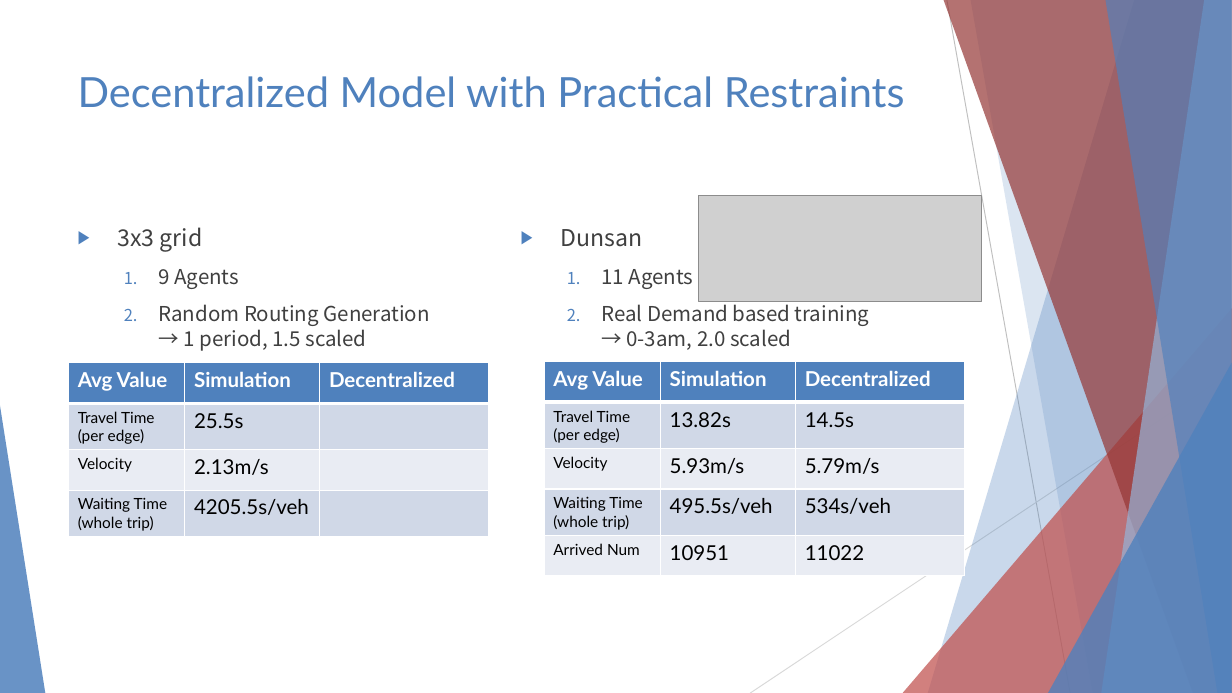
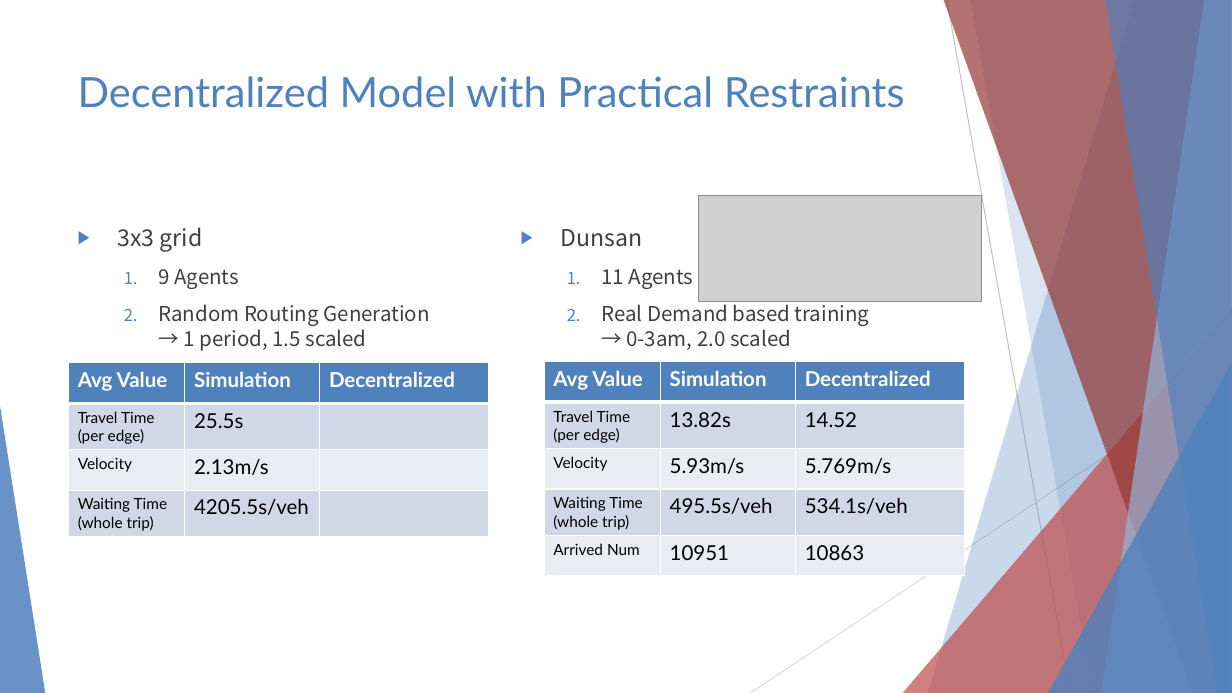
Before and after one commit to 3neutronstar/rl-constraints-traffic, a slide deck: slide 10 of Traffic Optimization Final Speech.pptx. Drawn at 1232x693 pixels with LibreOffice and Linux fonts; fonts in the diff are those of the drawing; grey boxes stand for pictures. Boxes give left, top, right and bottom in pixels: in the first picture for what was removed or moved away, otherwise in the second. Text is boxed around its words. In the diff, an @@ line names an element or a change of style, - is before the commit and + after.

```diff
--- a/Traffic Optimization Final Speech.pptx
+++ b/Traffic Optimization Final Speech.pptx
@@ table at (544,361,965,576) @@
-row 2, column 3: 14.5s
+row 2, column 3: 14.52
-row 3, column 3: 5.79m/s
+row 3, column 3: 5.769m/s
-row 4, column 3: 534s/veh
+row 4, column 3: 534.1s/veh
-row 5, column 3: 11022
+row 5, column 3: 10863
```
Also in this commit, not shown: 3 other slides changed, 2 slides added.
